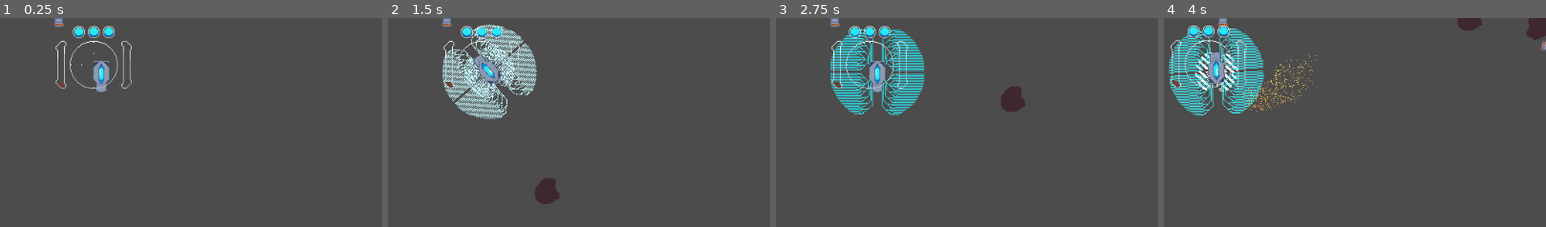
Above: before the commit, frames 1-4 (left to right).
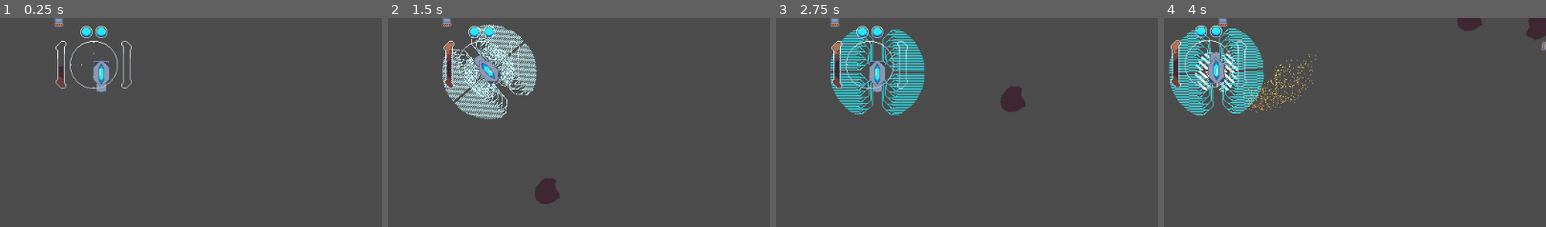
Above: after the commit, the same moments.

Repository: UnwarySage/Subthermal
Game: Godot game, scene res://level/Main.tscn
Two runs of this game, one before a commit and one after it. Both use one fixed random seed, a clock stepped at 60 frames per second and the inputs below.
Inputs:
- Up to frame 1 (0.25 s): no input
- Up to frame 2 (1.5 s): tap Enter at 0.5 s; hold D (player_turn_right) 0.53-1.28 s; hold Space (player_deploy_mesh) 0.53-1.28 s; hold Down (player_brake) from 1.28 s (still down); tap Space (player_deploy_mesh) at 1.35 s
- Up to frame 3 (2.75 s): release Down (player_brake) at 2.03 s; hold D (player_turn_right) from 2.03 s (still down); hold Space (player_deploy_mesh) from 2.03 s (still down)
- Up to frame 4 (4 s): release D (player_turn_right) at 2.78 s; release Space (player_deploy_mesh) at 2.78 s; hold W (player_forward) 2.78-3.53 s; tap Space (player_deploy_mesh) at 2.85 s; hold A (player_turn_left) from 3.53 s (still down); hold Space (player_deploy_mesh) from 3.53 s (still down)
The pictures show only the part of the screen within x 39-89%, y 50-100%; the shares and areas given below are measured in that part.

The runs differ from the first frame. In frame 1, 0.6% of the frame differs, in the area x 15-30%, y 3-32%; in frame 2, 0.8%; in frame 3, 0.8%, in the area x 15-30%, y 3-31%; in frame 4, 0.8%.

Commit message:
heat mesh can now repair player

Diff:
--- a/game/entities/player/HeatMesh.gd
+++ b/game/entities/player/HeatMesh.gd
@@ -1,19 +1,24 @@
 extends Area2D
 onready var player
 var active = false
+var repairing = false
+var multiplier = 0
 
 func ready():
 	$MeshAnim.play("deploy")
 
 func _physics_process(delta):
 	if(player !=null && active):
-		print("slurp")
 		player.thermal_bleed_rate = 2
-		player.stored_mass += 0.05
+		player.stored_mass += 0.05 + multiplier * 3
+		if(player.stored_mass >= player.max_mass):
+			player.stored_mass = player.max_mass
+			init_repair()
 		player.emit_signal("mass_updated", player.stored_mass)
 		if(!Input.is_action_pressed("player_deploy_mesh")):
 			$MeshAnim.play("pack")
 			active = false
+			$RepairTimer.stop()
 
 func _on_MeshAnim_animation_finished(anim_name):
 	if(anim_name == "pack"):
@@ -23,3 +28,26 @@
 		self.queue_free()
 	elif(anim_name == "deploy"):
 		active = true
+
+func init_repair():
+	if(player.damage > 0 and !repairing):
+		print("Init Repair")
+		$RepairTimer.start()
+		repairing = true
+
+func _on_MeshArea_body_entered(body):
+	if(body.is_in_group("asteroid")):
+		multiplier +=1
+
+func _on_MeshArea_body_exited(body):
+	if(body.is_in_group("asteroid")):
+		multiplier -=1
+
+func _on_RepairTimer_timeout():
+	if(active):
+		print("repaired damage")
+		repairing = false
+		if(player.damage > 0):
+			player.damage -=1
+			player.stored_mass =0
+			player.emit_signal("life_updated",player.max_health - player.damage)
--- a/game/entities/player/HeatMesh.tscn
+++ b/game/entities/player/HeatMesh.tscn
@@ -106,7 +106,7 @@
 "values": [ true, false ]
 }
 
-[node name="MeshArea" type="Area2D"]
+[node name="MeshArea" type="Area2D" index="0"]
 
 show_behind_parent = true
 rotation = 0.242407
@@ -143,4 +143,17 @@
 anims/pack = SubResource( 3 )
 blend_times = [  ]
 
+[node name="RepairTimer" type="Timer" parent="." index="3"]
+
+process_mode = 1
+wait_time = 7.0
+one_shot = false
+autostart = false
+
+[connection signal="body_entered" from="." to="." method="_on_MeshArea_body_entered"]
+
+[connection signal="body_exited" from="." to="." method="_on_MeshArea_body_exited"]
+
 [connection signal="animation_finished" from="MeshAnim" to="." method="_on_MeshAnim_animation_finished"]
+
+[connection signal="timeout" from="RepairTimer" to="." method="_on_RepairTimer_timeout"]
--- a/game/entities/player/Ship.gd
+++ b/game/entities/player/Ship.gd
@@ -17,10 +17,10 @@
 onready var max_health = stat_max_health
 onready var max_mass = stat_max_mass
 onready var temperature = 0
-onready var damage = 0
+onready var damage = 1
 onready var immobile = false
 onready var dead = false
-onready var stored_mass = 8
+onready var stored_mass = 60
 
 signal overheated
 signal heat_updated
@@ -44,6 +44,10 @@
 	if (temperature > thermal_buffer * 3):
 		temperature = thermal_buffer * 3
 	emit_signal("heat_updated", temperature)
+
+	#handle mass
+	if (stored_mass >= max_mass):
+		stored_mass = max_mass
 
 func _integrate_forces(state):
 	self.applied_force = Vector2()
--- a/game/entities/player/Ship.tscn
+++ b/game/entities/player/Ship.tscn
@@ -87,7 +87,7 @@
 anim_loop = false
 _sections_unfolded = [ "Color", "Emission Shape", "Flags", "Hue Variation", "Initial Velocity", "Linear Accel", "Spread" ]
 
-[node name="ShipBody" type="RigidBody2D" index="0" groups=[
+[node name="ShipBody" type="RigidBody2D" groups=[
 "has_temperature",
 "ship",
 "player",
